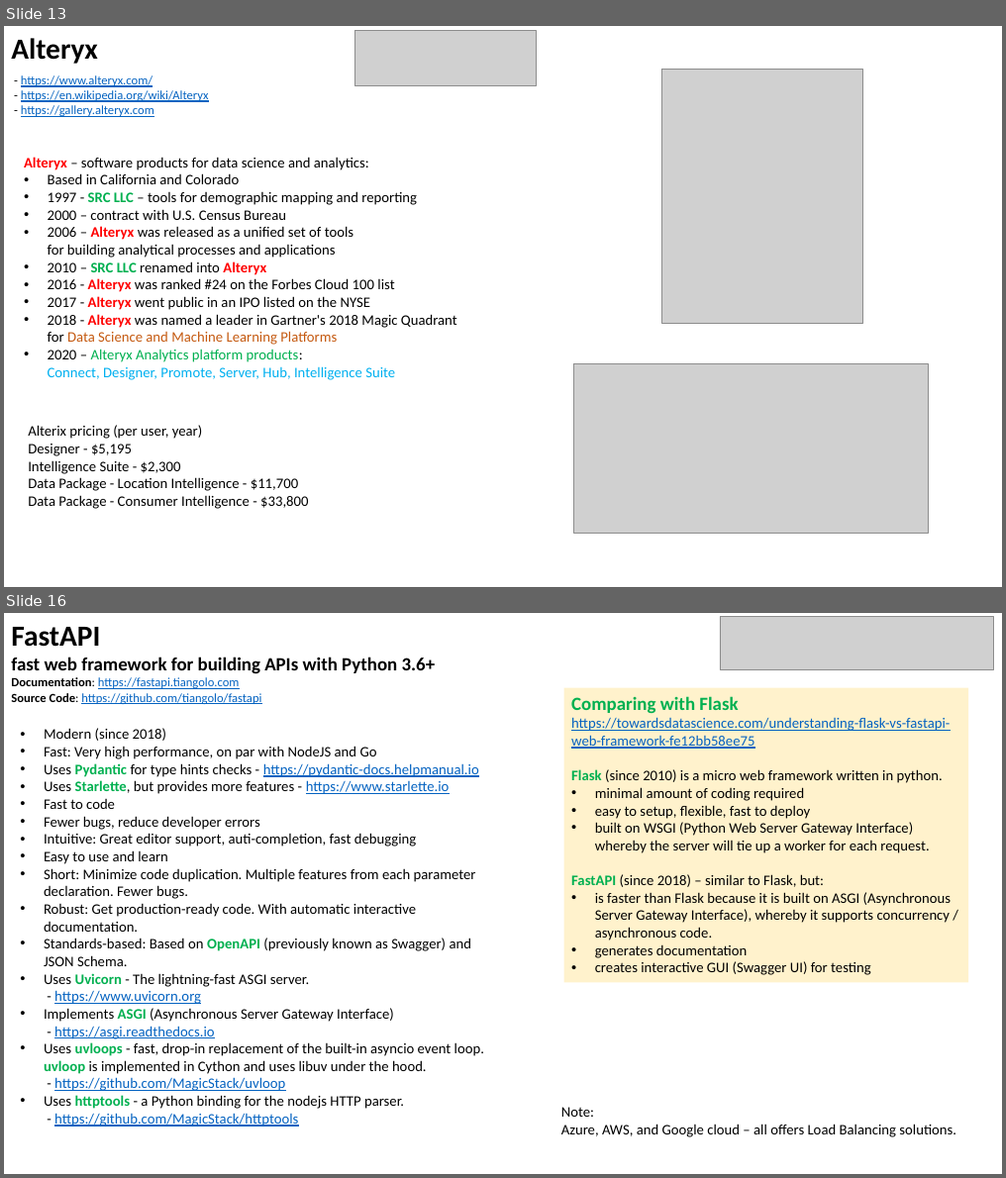
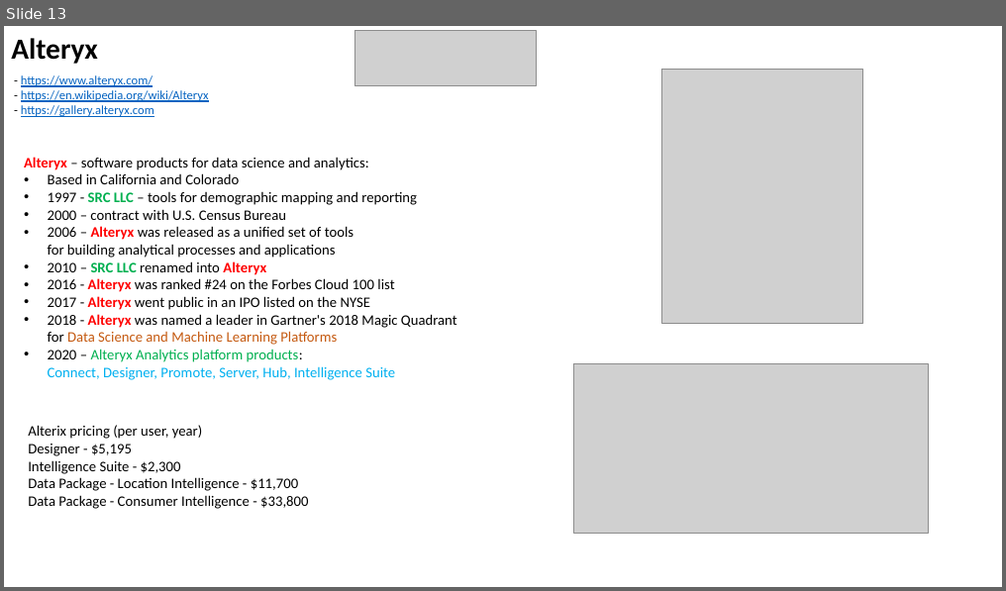
Before and after one commit to lselector/data_architect, a slide deck: DA_13_miscellaneous.pptx. Shown one above the other, each under a label of ours: slides 13 and 16 before the commit, slide 13 after it; the slides between them are not shown. The pictures are 1006x1178 and 1006x591 pixels, drawn with LibreOffice and Linux fonts; fonts in the diff are those of the drawing; grey boxes stand for pictures. Boxes give left, top, right and bottom in pixels: in the first picture for what was removed or moved away, otherwise in the second. Text is boxed around its words. In the diff, an @@ line names an element or a change of style, - is before the commit and + after.

Commit message:
added Web_App.pptx

```diff
--- a/DA_13_miscellaneous.pptx
+++ b/DA_13_miscellaneous.pptx
@@ slide 16 removed at box(4, 613, 1002, 1174), background #FFFFFF @@
@@ text removed at box(11, 627, 100, 647) @@
-FastAPI
@@ picture removed at box(720, 617, 993, 670) @@
@@ text removed at box(11, 657, 436, 704) @@
-fast web framework for building APIs with Python 3.6+
-Documentation: https://fastapi.tiangolo.com
-Source Code: https://github.com/tiangolo/fastapi
@@ rectangle removed at box(564, 688, 968, 983) @@
-Comparing with Flask
-https://towardsdatascience.com/understanding-flask-vs-fastapi-web-framework-fe12bb58ee75
-Flask (since 2010) is a micro web framework written in python.
-• minimal amount of coding required
-• easy to setup, flexible, fast to deploy
-• built on WSGI (Python Web Server Gateway Interface)
-  whereby the server will tie up a worker for each request.
-FastAPI (since 2018) – similar to Flask, but:
-• is faster than Flask because it is built on ASGI (Asynchronous Server Gateway Interface), whereby it supports concurrency / asynchronous code.
-• generates documentation
-• creates interactive GUI (Swagger UI) for testing
@@ text removed at box(44, 728, 484, 1127) @@
-• Modern (since 2018)
-• Fast: Very high performance, on par with NodeJS and Go
-• Uses Pydantic for type hints checks - https://pydantic-docs.helpmanual.io
-• Uses Starlette, but provides more features - https://www.starlette.io
-• Fast to code
-• Fewer bugs, reduce developer errors
-• Intuitive: Great editor support, auti-completion, fast debugging
-• Easy to use and learn
-• Short: Minimize code duplication. Multiple features from each parameter declaration. Fewer bugs.
-• Robust: Get production-ready code. With automatic interactive documentation.
-• Standards-based: Based on OpenAPI (previously known as Swagger) and JSON Schema.
-• Uses Uvicorn - The lightning-fast ASGI server.
-  - https://www.uvicorn.org
-• Implements ASGI (Asynchronous Server Gateway Interface)
-  - https://asgi.readthedocs.io
-• Uses uvloops - fast, drop-in replacement of the built-in asyncio event loop.
-  uvloop is implemented in Cython and uses libuv under the hood.
-  - https://github.com/MagicStack/uvloop
-• Uses httptools - a Python binding for the nodejs HTTP parser.
-  - https://github.com/MagicStack/httptools
@@ text removed at box(561, 1107, 956, 1138) @@
-Note:
-Azure, AWS, and Google cloud – all offers Load Balancing solutions.
```
Also in this commit, not shown: 2 other slides removed, 1 other file.
